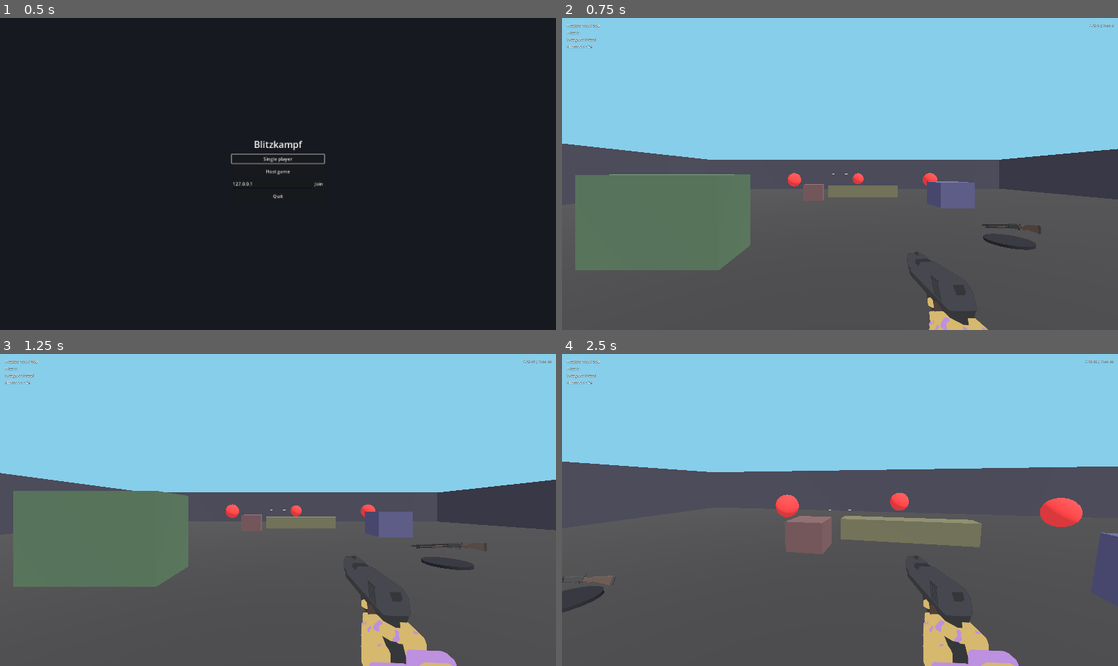
Above: before the commit, frames 1-4 (two rows, left to right).
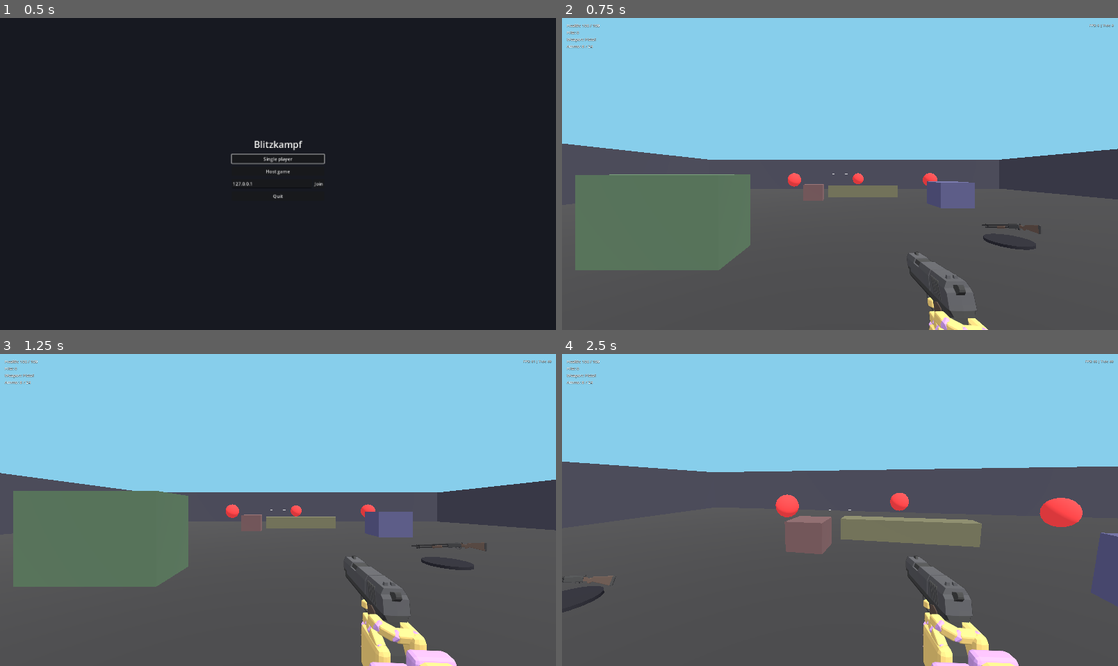
Above: after the commit, the same moments.

Repository: QuisVenator/blitzkampf-godot
Game: Godot game, scene res://scenes/ui/main_menu.tscn
The game is run twice, just before and just after one commit, with the same random seed, the same clock (stepped at 60 frames per second) and the same inputs.
Inputs (mouse positions are in pixels of both pictures, inside the frame that each line leads up to):
- Up to frame 1 (0.5 s): no input
- Up to frame 2 (0.75 s): click "Single player" at 0.5 s
- Up to frame 3 (1.25 s): no input
- Up to frame 4 (2.5 s): move the mouse to (867, 510) at 1.27 s; hold W (move_forward) from 1.28 s (still down); tap Space (jump) at 1.35, 1.52, 1.82, 2.27, 2.3 s; move the mouse to (812, 510) at 2.02 s; right-click (812, 510) at 2.1 s

Frame 1 is identical in both runs. In frame 2, 1.1% of the frame differs, in the area x 62-77%, y 75-100%; in frame 3, 2.1%; in frame 4, 2.3%, in the area x 62-83%, y 64-100%.

Commit message:
Viewmodel lighting: world suns get the viewmodel layer, view-locked fill light, reduced ambient; shotgun viewmodel tuning

Diff:
--- a/scenes/player/viewmodel_view.tscn
+++ b/scenes/player/viewmodel_view.tscn
@@ -26,6 +26,11 @@
 near = 0.05
 far = 10.0
 
+[node name="KeyLight" type="DirectionalLight3D" parent="SubViewport/Camera"]
+layers = 2
+light_energy = 0.4
+light_cull_mask = 2
+
 [node name="WeaponHolder" type="Node3D" parent="SubViewport/Camera"]
 transform = Transform3D(0.99802, 0, -0.06279, 0, 1, 0, 0.06279, 0, 0.99802, 0.22, -0.26, -0.42)
 
--- a/scenes/weapons/shotgun_viewmodel.tscn
+++ b/scenes/weapons/shotgun_viewmodel.tscn
@@ -1,123 +1,134 @@
-[gd_scene format=3]
+[gd_scene format=3 uid="uid://cw6nm7eskjjh2"]
 
-[ext_resource type="Script" path="res://scripts/weapons/weapon_viewmodel.gd" id="1_script"]
-[ext_resource type="PackedScene" path="res://scenes/weapons/shotgun_model.tscn" id="2_gun"]
-[ext_resource type="PackedScene" path="res://assets/models/viewmodel/hands.glb" id="3_hands"]
-[ext_resource type="AnimationLibrary" path="res://scenes/weapons/shotgun_viewmodel_animations.tres" id="4_animations"]
-[ext_resource type="Script" path="res://scripts/weapons/editor_only.gd" id="5_editor_only"]
+[ext_resource type="Script" uid="uid://oxfjk724wbbn" path="res://scripts/weapons/weapon_viewmodel.gd" id="1_script"]
+[ext_resource type="PackedScene" uid="uid://47pmrynmcrse" path="res://scenes/weapons/shotgun_model.tscn" id="2_gun"]
+[ext_resource type="PackedScene" uid="uid://cy2bvhj2gfb0x" path="res://assets/models/viewmodel/hands.glb" id="3_hands"]
+[ext_resource type="AnimationLibrary" uid="uid://ci6qsa5t63y22" path="res://scenes/weapons/shotgun_viewmodel_animations.tres" id="4_animations"]
+[ext_resource type="Script" uid="uid://tkns0urk063d" path="res://scripts/weapons/editor_only.gd" id="5_editor_only"]
 
-[node name="ShotgunViewmodel" type="Node3D" node_paths=PackedStringArray("support_hand")]
+[node name="ShotgunViewmodel" type="Node3D" unique_id=893763615 node_paths=PackedStringArray("support_hand")]
 script = ExtResource("1_script")
 support_hand = NodePath("Rig/Hands/hand_L")
 
-[node name="Rig" type="Node3D" parent="."]
+[node name="Rig" type="Node3D" parent="." unique_id=1831270784]
 
-[node name="Gun" parent="Rig" instance=ExtResource("2_gun")]
+[node name="Gun" parent="Rig" unique_id=888490801 instance=ExtResource("2_gun")]
 
-[node name="Hands" parent="Rig" instance=ExtResource("3_hands")]
+[node name="Hands" parent="Rig" unique_id=558452219 instance=ExtResource("3_hands")]
 
-[node name="hand_R" parent="Rig/Hands" index="1"]
-transform = Transform3D(-4.371139e-08, 1, 0, -1, -4.371139e-08, 0, 0, 0, 1, 0.03, -0.025, 0.07)
+[node name="hand_L" parent="Rig/Hands" index="0" unique_id=1891315724]
+transform = Transform3D(-0.34123307, -0.13372779, -0.9304176, 0.3648768, -0.9310558, 0, -0.86627066, -0.3394878, 0.3665012, -0.079065055, -0.03, -0.5636937)
 
-[node name="index_01_R" parent="Rig/Hands/hand_R" index="2"]
+[node name="cuff_L" parent="Rig/Hands/hand_L" index="0" unique_id=872341828]
+transform = Transform3D(0.8660254, 0, -0.5, 0, 1, 0, 0.5, 0, 0.8660254, 0, 0, 0)
+
+[node name="forearm_L" parent="Rig/Hands/hand_L" index="1" unique_id=1228872328]
+transform = Transform3D(0.49999997, -0.1741386, -0.8483371, 0, 0.9795753, -0.20107792, 0.86602545, 0.100538954, 0.4897876, 0, 0, 0)
+
+[node name="index_01_L" parent="Rig/Hands/hand_L" index="2" unique_id=1025193957]
+transform = Transform3D(1, 0, 0, 0, 0.49999997, 0.86602545, 0, -0.86602545, 0.49999997, 0.0375, 0, -0.094)
+
+[node name="index_02_L" parent="Rig/Hands/hand_L/index_01_L" index="2" unique_id=981943441]
+transform = Transform3D(1, 0, 0, 0, 0.34202015, 0.9396926, 0, -0.9396926, 0.34202015, 0, 0, -0.040000007)
+
+[node name="index_03_L" parent="Rig/Hands/hand_L/index_01_L/index_02_L" index="2" unique_id=1998266059]
+transform = Transform3D(1, 0, 0, 0, 0.64278764, 0.76604444, 0, -0.76604444, 0.64278764, 0, 0, -0.025000006)
+
+[node name="middle_01_L" parent="Rig/Hands/hand_L" index="3" unique_id=476275344]
+transform = Transform3D(1, 0, 0, 0, 0.34202015, 0.9396926, 0, -0.9396926, 0.34202015, 0.0125, 0, -0.094)
+
+[node name="middle_02_L" parent="Rig/Hands/hand_L/middle_01_L" index="2" unique_id=1257208806]
+transform = Transform3D(1, 0, 0, 0, 0.17364822, 0.9848077, 0, -0.9848077, 0.17364822, 0, 0, -0.045)
+
+[node name="middle_03_L" parent="Rig/Hands/hand_L/middle_01_L/middle_02_L" index="2" unique_id=1389581052]
+transform = Transform3D(1, 0, 0, 0, 0.49999997, 0.86602545, 0, -0.86602545, 0.49999997, 0, 0, -0.027999997)
+
+[node name="pinky_01_L" parent="Rig/Hands/hand_L" index="5" unique_id=517787263]
+transform = Transform3D(1, 0, 0, 0, 0.34202015, 0.9396926, 0, -0.9396926, 0.34202015, -0.0375, 0, -0.094)
+
+[node name="pinky_02_L" parent="Rig/Hands/hand_L/pinky_01_L" index="2" unique_id=295940368]
+transform = Transform3D(1, 0, 0, 0, 0.17364822, 0.9848077, 0, -0.9848077, 0.17364822, 0, 0, -0.032000005)
+
+[node name="pinky_03_L" parent="Rig/Hands/hand_L/pinky_01_L/pinky_02_L" index="2" unique_id=235122833]
+transform = Transform3D(1, 0, 0, 0, 0.49999997, 0.86602545, 0, -0.86602545, 0.49999997, 0, 0, -0.020999998)
+
+[node name="ring_01_L" parent="Rig/Hands/hand_L" index="6" unique_id=1970027006]
+transform = Transform3D(1, 0, 0, 0, 0.34202015, 0.9396926, 0, -0.9396926, 0.34202015, -0.0125, 0, -0.094)
+
+[node name="ring_02_L" parent="Rig/Hands/hand_L/ring_01_L" index="2" unique_id=2089561921]
+transform = Transform3D(1, 0, 0, 0, 0.17364822, 0.9848077, 0, -0.9848077, 0.17364822, 0, 0, -0.040999994)
+
+[node name="ring_03_L" parent="Rig/Hands/hand_L/ring_01_L/ring_02_L" index="2" unique_id=24375102]
+transform = Transform3D(1, 0, 0, 0, 0.49999997, 0.86602545, 0, -0.86602545, 0.49999997, 0, 0, -0.025999993)
+
+[node name="thumb_01_L" parent="Rig/Hands/hand_L" index="7" unique_id=71988619]
+transform = Transform3D(0.7880108, 0, -0.6156615, 0, 1, 0, 0.6156615, 0, 0.7880108, 0.036, 0, -0.02)
+
+[node name="thumb_02_L" parent="Rig/Hands/hand_L/thumb_01_L" index="2" unique_id=7828146]
+transform = Transform3D(1, 0, 0, 0, 0.9848077, 0.17364818, 0, -0.17364818, 0.9848077, 0, 0, -0.033999998)
+
+[node name="thumb_03_L" parent="Rig/Hands/hand_L/thumb_01_L/thumb_02_L" index="2" unique_id=1402770023]
+transform = Transform3D(1, 0, 0, 0, 0.9848077, 0.17364818, 0, -0.17364818, 0.9848077, 0, 0, -0.028)
+
+[node name="hand_R" parent="Rig/Hands" index="1" unique_id=1524430133]
+transform = Transform3D(0.05602258, 0.9961946, 0.06676516, -0.76604444, -3.3484863e-08, 0.6427875, 0.6403416, -0.0871557, 0.7631293, 0.042099908, -0.010585442, -0.017695926)
+
+[node name="cuff_R" parent="Rig/Hands/hand_R" index="0" unique_id=1727954948]
+transform = Transform3D(0.9396926, 0, 0.34202012, 0, 1, 0, -0.34202012, 0, 0.9396926, 0, 0, 0)
+
+[node name="forearm_R" parent="Rig/Hands/hand_R" index="1" unique_id=763329496]
+transform = Transform3D(0.76604444, 0, 0.6427876, 0, 1, 0, -0.6427876, 0, 0.76604444, 0, 0, 0)
+
+[node name="index_01_R" parent="Rig/Hands/hand_R" index="2" unique_id=1764240116]
 transform = Transform3D(1, 0, 0, 0, 0.90630776, 0.42261827, 0, -0.42261827, 0.90630776, -0.0375, 0, -0.094)
 
-[node name="index_02_R" parent="Rig/Hands/hand_R/index_01_R" index="2"]
+[node name="index_02_R" parent="Rig/Hands/hand_R/index_01_R" index="2" unique_id=906007077]
 transform = Transform3D(1, 0, 0, 0, 0.8660254, 0.5, 0, -0.5, 0.8660254, 0, 0, -0.040000007)
 
-[node name="index_03_R" parent="Rig/Hands/hand_R/index_01_R/index_02_R" index="2"]
+[node name="index_03_R" parent="Rig/Hands/hand_R/index_01_R/index_02_R" index="2" unique_id=1031183306]
 transform = Transform3D(1, 0, 0, 0, 0.9396926, 0.34202012, 0, -0.34202012, 0.9396926, 0, 0, -0.025000006)
 
-[node name="middle_01_R" parent="Rig/Hands/hand_R" index="3"]
+[node name="middle_01_R" parent="Rig/Hands/hand_R" index="3" unique_id=221065301]
 transform = Transform3D(1, 0, 0, 0, 0.34202015, 0.9396926, 0, -0.9396926, 0.34202015, -0.0125, 0, -0.094)
 
-[node name="middle_02_R" parent="Rig/Hands/hand_R/middle_01_R" index="2"]
+[node name="middle_02_R" parent="Rig/Hands/hand_R/middle_01_R" index="2" unique_id=1815331137]
 transform = Transform3D(1, 0, 0, 0, 0.17364822, 0.9848077, 0, -0.9848077, 0.17364822, 0, 0, -0.045)
 
-[node name="middle_03_R" parent="Rig/Hands/hand_R/middle_01_R/middle_02_R" index="2"]
+[node name="middle_03_R" parent="Rig/Hands/hand_R/middle_01_R/middle_02_R" index="2" unique_id=1138831053]
 transform = Transform3D(1, 0, 0, 0, 0.49999997, 0.86602545, 0, -0.86602545, 0.49999997, 0, 0, -0.027999997)
 
-[node name="ring_01_R" parent="Rig/Hands/hand_R" index="6"]
+[node name="pinky_01_R" parent="Rig/Hands/hand_R" index="5" unique_id=1942748825]
+transform = Transform3D(1, 0, 0, 0, 0.34202015, 0.9396926, 0, -0.9396926, 0.34202015, 0.0375, 0, -0.094)
+
+[node name="pinky_02_R" parent="Rig/Hands/hand_R/pinky_01_R" index="2" unique_id=331383672]
+transform = Transform3D(1, 0, 0, 0, 0.17364822, 0.9848077, 0, -0.9848077, 0.17364822, 0, 0, -0.032000005)
+
+[node name="pinky_03_R" parent="Rig/Hands/hand_R/pinky_01_R/pinky_02_R" index="2" unique_id=1157365486]
+transform = Transform3D(1, 0, 0, 0, 0.49999997, 0.86602545, 0, -0.86602545, 0.49999997, 0, 0, -0.020999998)
+
+[node name="ring_01_R" parent="Rig/Hands/hand_R" index="6" unique_id=228284122]
 transform = Transform3D(1, 0, 0, 0, 0.34202015, 0.9396926, 0, -0.9396926, 0.34202015, 0.0125, 0, -0.094)
 
-[node name="ring_02_R" parent="Rig/Hands/hand_R/ring_01_R" index="2"]
+[node name="ring_02_R" parent="Rig/Hands/hand_R/ring_01_R" index="2" unique_id=794291398]
 transform = Transform3D(1, 0, 0, 0, 0.17364822, 0.9848077, 0, -0.9848077, 0.17364822, 0, 0, -0.040999994)
 
-[node name="ring_03_R" parent="Rig/Hands/hand_R/ring_01_R/ring_02_R" index="2"]
+[node name="ring_03_R" parent="Rig/Hands/hand_R/ring_01_R/ring_02_R" index="2" unique_id=1147441492]
 transform = Transform3D(1, 0, 0, 0, 0.49999997, 0.86602545, 0, -0.86602545, 0.49999997, 0, 0, -0.025999993)
 
-[node name="pinky_01_R" parent="Rig/Hands/hand_R" index="5"]
-transform = Transform3D(1, 0, 0, 0, 0.34202015, 0.9396926, 0, -0.9396926, 0.34202015, 0.0375, 0, -0.094)
-
-[node name="pinky_02_R" parent="Rig/Hands/hand_R/pinky_01_R" index="2"]
-transform = Transform3D(1, 0, 0, 0, 0.17364822, 0.9848077, 0, -0.9848077, 0.17364822, 0, 0, -0.032000005)
-
-[node name="pinky_03_R" parent="Rig/Hands/hand_R/pinky_01_R/pinky_02_R" index="2"]
-transform = Transform3D(1, 0, 0, 0, 0.49999997, 0.86602545, 0, -0.86602545, 0.49999997, 0, 0, -0.020999998)
-
-[node name="thumb_01_R" parent="Rig/Hands/hand_R" index="7"]
+[node name="thumb_01_R" parent="Rig/Hands/hand_R" index="7" unique_id=807711374]
 transform = Transform3D(0.7880108, -0.1069085, 0.6063082, 0, 0.9848077, 0.17364818, -0.6156615, -0.13683663, 0.7760391, -0.036, 0, -0.02)
 
-[node name="thumb_02_R" parent="Rig/Hands/hand_R/thumb_01_R" index="2"]
+[node name="thumb_02_R" parent="Rig/Hands/hand_R/thumb_01_R" index="2" unique_id=392598846]
 transform = Transform3D(1, 0, 0, 0, 0.9396926, 0.34202012, 0, -0.34202012, 0.9396926, 0, 0, -0.033999998)
 
-[node name="thumb_03_R" parent="Rig/Hands/hand_R/thumb_01_R/thumb_02_R" index="2"]
+[node name="thumb_03_R" parent="Rig/Hands/hand_R/thumb_01_R/thumb_02_R" index="2" unique_id=1068995988]
 transform = Transform3D(1, 0, 0, 0, 0.9848077, 0.17364818, 0, -0.17364818, 0.9848077, 0, 0, -0.028)
 
-[node name="hand_L" parent="Rig/Hands" index="0"]
-transform = Transform3D(-4.371139e-08, -1, 0, 1, -4.371139e-08, 0, 0, 0, 1, -0.03, -0.03, -0.25)
+[node name="AnimationPlayer" type="AnimationPlayer" parent="." unique_id=1080172988]
+libraries/ = ExtResource("4_animations")
 
-[node name="index_01_L" parent="Rig/Hands/hand_L" index="2"]
-transform = Transform3D(1, 0, 0, 0, 0.49999997, 0.86602545, 0, -0.86602545, 0.49999997, 0.0375, 0, -0.094)
-
-[node name="index_02_L" parent="Rig/Hands/hand_L/index_01_L" index="2"]
-transform = Transform3D(1, 0, 0, 0, 0.34202015, 0.9396926, 0, -0.9396926, 0.34202015, 0, 0, -0.040000007)
-
-[node name="index_03_L" parent="Rig/Hands/hand_L/index_01_L/index_02_L" index="2"]
-transform = Transform3D(1, 0, 0, 0, 0.64278764, 0.76604444, 0, -0.76604444, 0.64278764, 0, 0, -0.025000006)
-
-[node name="middle_01_L" parent="Rig/Hands/hand_L" index="3"]
-transform = Transform3D(1, 0, 0, 0, 0.34202015, 0.9396926, 0, -0.9396926, 0.34202015, 0.0125, 0, -0.094)
-
-[node name="middle_02_L" parent="Rig/Hands/hand_L/middle_01_L" index="2"]
-transform = Transform3D(1, 0, 0, 0, 0.17364822, 0.9848077, 0, -0.9848077, 0.17364822, 0, 0, -0.045)
-
-[node name="middle_03_L" parent="Rig/Hands/hand_L/middle_01_L/middle_02_L" index="2"]
-transform = Transform3D(1, 0, 0, 0, 0.49999997, 0.86602545, 0, -0.86602545, 0.49999997, 0, 0, -0.027999997)
-
-[node name="ring_01_L" parent="Rig/Hands/hand_L" index="6"]
-transform = Transform3D(1, 0, 0, 0, 0.34202015, 0.9396926, 0, -0.9396926, 0.34202015, -0.0125, 0, -0.094)
-
-[node name="ring_02_L" parent="Rig/Hands/hand_L/ring_01_L" index="2"]
-transform = Transform3D(1, 0, 0, 0, 0.17364822, 0.9848077, 0, -0.9848077, 0.17364822, 0, 0, -0.040999994)
-
-[node name="ring_03_L" parent="Rig/Hands/hand_L/ring_01_L/ring_02_L" index="2"]
-transform = Transform3D(1, 0, 0, 0, 0.49999997, 0.86602545, 0, -0.86602545, 0.49999997, 0, 0, -0.025999993)
-
-[node name="pinky_01_L" parent="Rig/Hands/hand_L" index="5"]
-transform = Transform3D(1, 0, 0, 0, 0.34202015, 0.9396926, 0, -0.9396926, 0.34202015, -0.0375, 0, -0.094)
-
-[node name="pinky_02_L" parent="Rig/Hands/hand_L/pinky_01_L" index="2"]
-transform = Transform3D(1, 0, 0, 0, 0.17364822, 0.9848077, 0, -0.9848077, 0.17364822, 0, 0, -0.032000005)
-
-[node name="pinky_03_L" parent="Rig/Hands/hand_L/pinky_01_L/pinky_02_L" index="2"]
-transform = Transform3D(1, 0, 0, 0, 0.49999997, 0.86602545, 0, -0.86602545, 0.49999997, 0, 0, -0.020999998)
-
-[node name="thumb_01_L" parent="Rig/Hands/hand_L" index="7"]
-transform = Transform3D(0.7880108, 0, -0.6156615, 0, 1, 0, 0.6156615, 0, 0.7880108, 0.036, 0, -0.02)
-
-[node name="thumb_02_L" parent="Rig/Hands/hand_L/thumb_01_L" index="2"]
-transform = Transform3D(1, 0, 0, 0, 0.9848077, 0.17364818, 0, -0.17364818, 0.9848077, 0, 0, -0.033999998)
-
-[node name="thumb_03_L" parent="Rig/Hands/hand_L/thumb_01_L/thumb_02_L" index="2"]
-transform = Transform3D(1, 0, 0, 0, 0.9848077, 0.17364818, 0, -0.17364818, 0.9848077, 0, 0, -0.028)
-
-[node name="AnimationPlayer" type="AnimationPlayer" parent="."]
-libraries = {&"": ExtResource("4_animations")}
-
-[node name="PreviewCamera" type="Camera3D" parent="."]
+[node name="PreviewCamera" type="Camera3D" parent="." unique_id=102301893]
 transform = Transform3D(0.9980267, 0, -0.062790565, 0, 1, 0, 0.062790565, 0, 0.9980267, -0.24593791, 0.26, 0.4053573)
 script = ExtResource("5_editor_only")
-near = 0.05
 
 [editable path="Rig/Hands"]
--- a/scripts/player/viewmodel_view.gd
+++ b/scripts/player/viewmodel_view.gd
@@ -9,9 +9,15 @@
 ## Visual layer (a bit value) of everything that belongs to the viewmodel.
 const LAYER := 2
 
+## Lights are culled by the camera's mask like meshes are, so `bind` adds the viewmodel layer
+## to the world's directional lights. On top of that come the view-locked `KeyLight` (a soft
+## fill, layer 2) and a reduced share of the world's flat ambient light.
+@export var ambient_energy := 0.45
+
 var world_camera: Camera3D
 
 @onready var camera: Camera3D = $SubViewport/Camera
+@onready var key_light: DirectionalLight3D = $SubViewport/Camera/KeyLight
 @onready var primary_holder: Node3D = $SubViewport/Camera/WeaponHolder
 @onready var secondary_holder: Node3D = $SubViewport/Camera/WeaponHolderLeft
 
@@ -19,12 +25,18 @@
 func _ready() -> void:
 	# Runs after the player has placed its camera for this frame.
 	process_priority = 100
+	# From above, left and in front of the viewer.
+	key_light.rotation_degrees = Vector3(-50, -35, 0)
 
 
 ## `world` is the player's normal camera.
 func bind(world: Camera3D) -> void:
 	world_camera = world
 	world.cull_mask &= ~LAYER
+	# The world's suns light the viewmodel too (the world camera still sees them on layer 1).
+	for light in world.get_tree().root.find_children("*", "DirectionalLight3D", true, false):
+		if light != key_light:
+			(light as DirectionalLight3D).layers |= LAYER
 
 
 func _process(_delta: float) -> void:
@@ -43,6 +55,7 @@
 		return
 	var copy := world_environment.duplicate() as Environment
 	copy.background_mode = Environment.BG_CLEAR_COLOR
+	copy.ambient_light_energy = ambient_energy
 	camera.environment = copy
 
 
Not shown, changed: AGENTS.md
